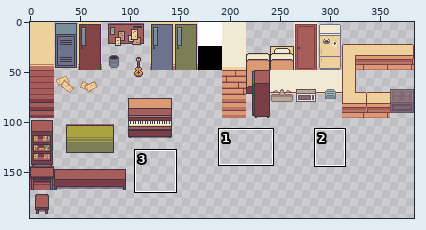
Pixel-art file: ART/Jacson/Tilemap/school.aseprite. Above: a wide view before the commit, with the close-up outlined.
Close-up. The starting point:
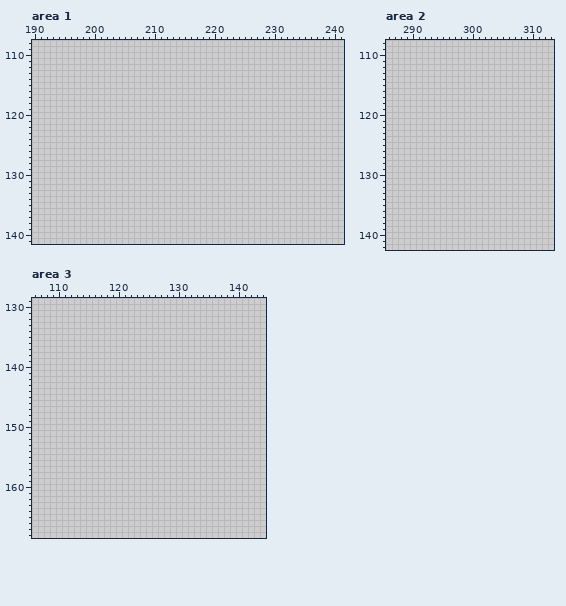
384x384 pixels, 1 frame. Shown: area 1: x 190..241, y 108..141; area 2: x 286..313, y 108..142; area 3: x 106..144, y 129..168. The wide view leaves out empty margins. The commit also changed other parts of the picture, which this record leaves out.
And afterwards:
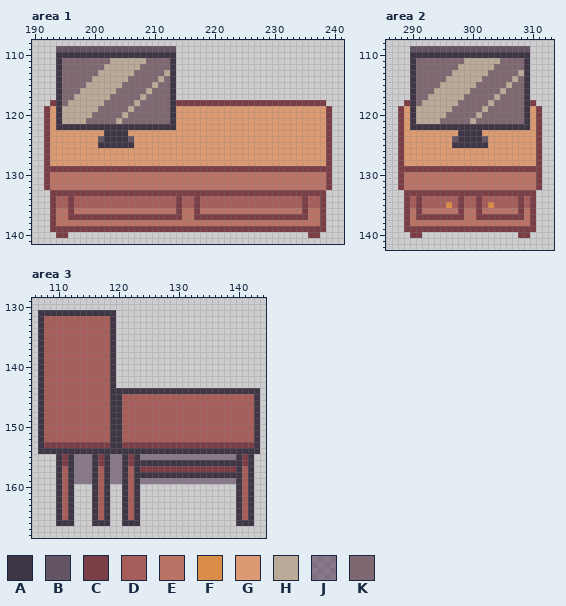
Palette (. is transparent): A #3f3645  B #635463  C #7b3e46  D #a75d59  E #ba7364  F #d98d49  G #dc9a72  H #baab99  J #49294984  K #806873
What changed:
Changed rows in their new state; - is an unchanged pixel.
Area 1, layers "Top Layer", "Bottom Layer":
first column x 192:
109 --BBBBBBBBBBBBBBBBBBBB--------------------------
110 --AAAAAAAAAAAAAAAAAAAA--------------------------
111 --AKKKKKKKKHHHHHHKKKKA--------------------------
112 --AKKKKKKKHHHHHHKKKKKA--------------------------
113 --AKKKKKKHHHHHHKKKKKHA--------------------------
114 --AKKKKKHHHHHHKKKKKHKA--------------------------
115 --AKKKKHHHHHHKKKKKHKKA--------------------------
116 --AKKKHHHHHHKKKKKHKKKA--------------------------
117 --AKKHHHHHHKKKKKHKKKKA--------------------------
118 -CAKHHHHHHKKKKKHKKKKKACCCCCCCCCCCCCCCCCCCCCCCCC-
119 CGAHHHHHHKKKKKHKKKKKKAGGGGGGGGGGGGGGGGGGGGGGGGGC
120 CGAHHHHHKKKKKHKKKKKKKAGGGGGGGGGGGGGGGGGGGGGGGGGC
121 CGAHHHHKKKKKHKKKKKKKKAGGGGGGGGGGGGGGGGGGGGGGGGGC
122 CGAAAAAAAAAAAAAAAAAAAAGGGGGGGGGGGGGGGGGGGGGGGGGC
123 CGGGGGGGGGAAAAGGGGGGGGGGGGGGGGGGGGGGGGGGGGGGGGGC
124 CGGGGGGGGBAAAABGGGGGGGGGGGGGGGGGGGGGGGGGGGGGGGGC
125 CGGGGGGGGAAAAAAGGGGGGGGGGGGGGGGGGGGGGGGGGGGGGGGC
126 CGGGGGGGGGGGGGGGGGGGGGGGGGGGGGGGGGGGGGGGGGGGGGGC
127 CGGGGGGGGGGGGGGGGGGGGGGGGGGGGGGGGGGGGGGGGGGGGGGC
128 CGGGGGGGGGGGGGGGGGGGGGGGGGGGGGGGGGGGGGGGGGGGGGGC
129 CCCCCCCCCCCCCCCCCCCCCCCCCCCCCCCCCCCCCCCCCCCCCCCC
130 CEEEEEEEEEEEEEEEEEEEEEEEEEEEEEEEEEEEEEEEEEEEEEEC
131 CEEEEEEEEEEEEEEEEEEEEEEEEEEEEEEEEEEEEEEEEEEEEEEC
132 CEEEEEEEEEEEEEEEEEEEEEEEEEEEEEEEEEEEEEEEEEEEEEEC
133 -CCCCCCCCCCCCCCCCCCCCCCCCCCCCCCCCCCCCCCCCCCCCCC-
134 -CDDCDDDDDDDDDDDDDDDDDCDDCDDDDDDDDDDDDDDDDDCDDC-
135 -CDDCDDDDDDDDDDDDDDDDDCDDCDDDDDDDDDDDDDDDDDCDDC-
136 -CEECEEEEEEEEEEEEEEEEECEECEEEEEEEEEEEEEEEEECEEC-
137 -CEECCCCCCCCCCCCCCCCCCCEECCCCCCCCCCCCCCCCCCCEEC-
138 -CEEEEEEEEEEEEEEEEEEEEEEEEEEEEEEEEEEEEEEEEEEEEC-
139 -CCCCCCCCCCCCCCCCCCCCCCCCCCCCCCCCCCCCCCCCCCCCCC-
140 --CC----------------------------------------CC--
Area 2, layers "Top Layer", "Bottom Layer":
first column x 288:
109 --BBBBBBBBBBBBBBBBBBBB--
110 --AAAAAAAAAAAAAAAAAAAA--
111 --AKKKKKKKKHHHHHHKKKKA--
112 --AKKKKKKKHHHHHHKKKKKA--
113 --AKKKKKKHHHHHHKKKKKHA--
114 --AKKKKKHHHHHHKKKKKHKA--
115 --AKKKKHHHHHHKKKKKHKKA--
116 --AKKKHHHHHHKKKKKHKKKA--
117 --AKKHHHHHHKKKKKHKKKKA--
118 -CAKHHHHHHKKKKKHKKKKKAC-
119 CGAHHHHHHKKKKKHKKKKKKAGC
120 CGAHHHHHKKKKKHKKKKKKKAGC
121 CGAHHHHKKKKKHKKKKKKKKAGC
122 CGAAAAAAAAAAAAAAAAAAAAGC
123 CGGGGGGGGGAAAAGGGGGGGGGC
124 CGGGGGGGGBAAAABGGGGGGGGC
125 CGGGGGGGGAAAAAAGGGGGGGGC
126 CGGGGGGGGGGGGGGGGGGGGGGC
127 CGGGGGGGGGGGGGGGGGGGGGGC
128 CGGGGGGGGGGGGGGGGGGGGGGC
129 CCCCCCCCCCCCCCCCCCCCCCCC
130 CEEEEEEEEEEEEEEEEEEEEEEC
131 CEEEEEEEEEEEEEEEEEEEEEEC
132 CEEEEEEEEEEEEEEEEEEEEEEC
133 -CCCCCCCCCCCCCCCCCCCCCC-
134 -CDCDDDDDDCDDCDDDDDDCDC-
135 -CDCDDDDFDCDDCDFDDDDCDC-
136 -CECEEEEEECEECEEEEEECEC-
137 -CECCCCCCCCEECCCCCCCCEC-
138 -CEEEEEEEEEEEEEEEEEEEEC-
139 -CCCCCCCCCCCCCCCCCCCCCC-
140 --CC----------------CC--
Area 3, layer "Top Layer":
first column x 107:
131 AAAAAAAAAAAAA------------------------
132 ADDDDDDDDDDDA------------------------
133 ADDDDDDDDDDDA------------------------
134 ADDDDDDDDDDDA------------------------
135 ADDDDDDDDDDDA------------------------
136 ADDDDDDDDDDDA------------------------
137 ADDDDDDDDDDDA------------------------
138 ADDDDDDDDDDDA------------------------
139 ADDDDDDDDDDDA------------------------
140 ADDDDDDDDDDDA------------------------
141 ADDDDDDDDDDDA------------------------
142 ADDDDDDDDDDDA------------------------
143 ADDDDDDDDDDDA------------------------
144 ADDDDDDDDDDDAAAAAAAAAAAAAAAAAAAAAAAAA
145 ADDDDDDDDDDDAADDDDDDDDDDDDDDDDDDDDDDA
146 ADDDDDDDDDDDAADDDDDDDDDDDDDDDDDDDDDDA
147 ADDDDDDDDDDDAADDDDDDDDDDDDDDDDDDDDDDA
148 ADDDDDDDDDDDAADDDDDDDDDDDDDDDDDDDDDDA
149 ADDDDDDDDDDDAADDDDDDDDDDDDDDDDDDDDDDA
150 ADDDDDDDDDDDAADDDDDDDDDDDDDDDDDDDDDDA
151 ADDDDDDDDDDDAADDDDDDDDDDDDDDDDDDDDDDA
152 ADDDDDDDDDDDAADDDDDDDDDDDDDDDDDDDDDDA
153 ACCCCCCCCCCCAACCCCCCCCCCCCCCCCCCCCCCA
154 AAAAAAAAAAAAAAAAAAAAAAAAAAAAAAAAAAAAA
155 ---ACAJJJACAJJACAJJJJJJJJJJJJJJJJACA-
156 ---ACAJJJACAJJACAAAAAAAAAAAAAAAAAACA-
157 ---ADAJJJADAJJADACCCCCCCCCCCCCCCCADA-
158 ---ADAJJJADAJJADAAAAAAAAAAAAAAAAAADA-
159 ---ADAJJJADAJJADAJJJJJJJJJJJJJJJJADA-
160 ---ADA---ADA--ADA----------------ADA-
161 ---ADA---ADA--ADA----------------ADA-
162 ---ADA---ADA--ADA----------------ADA-
163 ---ADA---ADA--ADA----------------ADA-
164 ---ADA---ADA--ADA----------------ADA-
165 ---ADA---ADA--ADA----------------ADA-
166 ---AAA---AAA--AAA----------------AAA-
